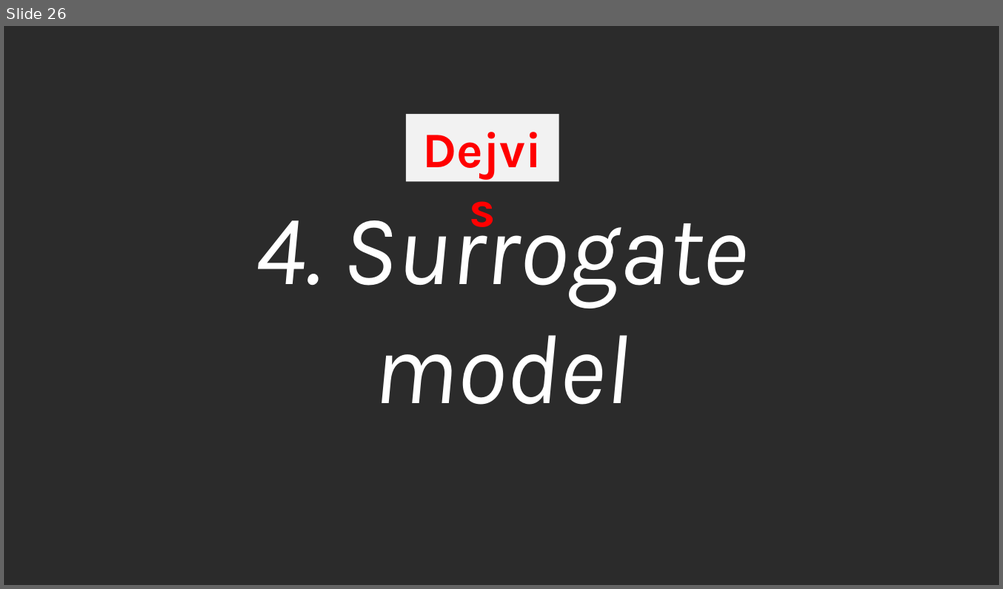
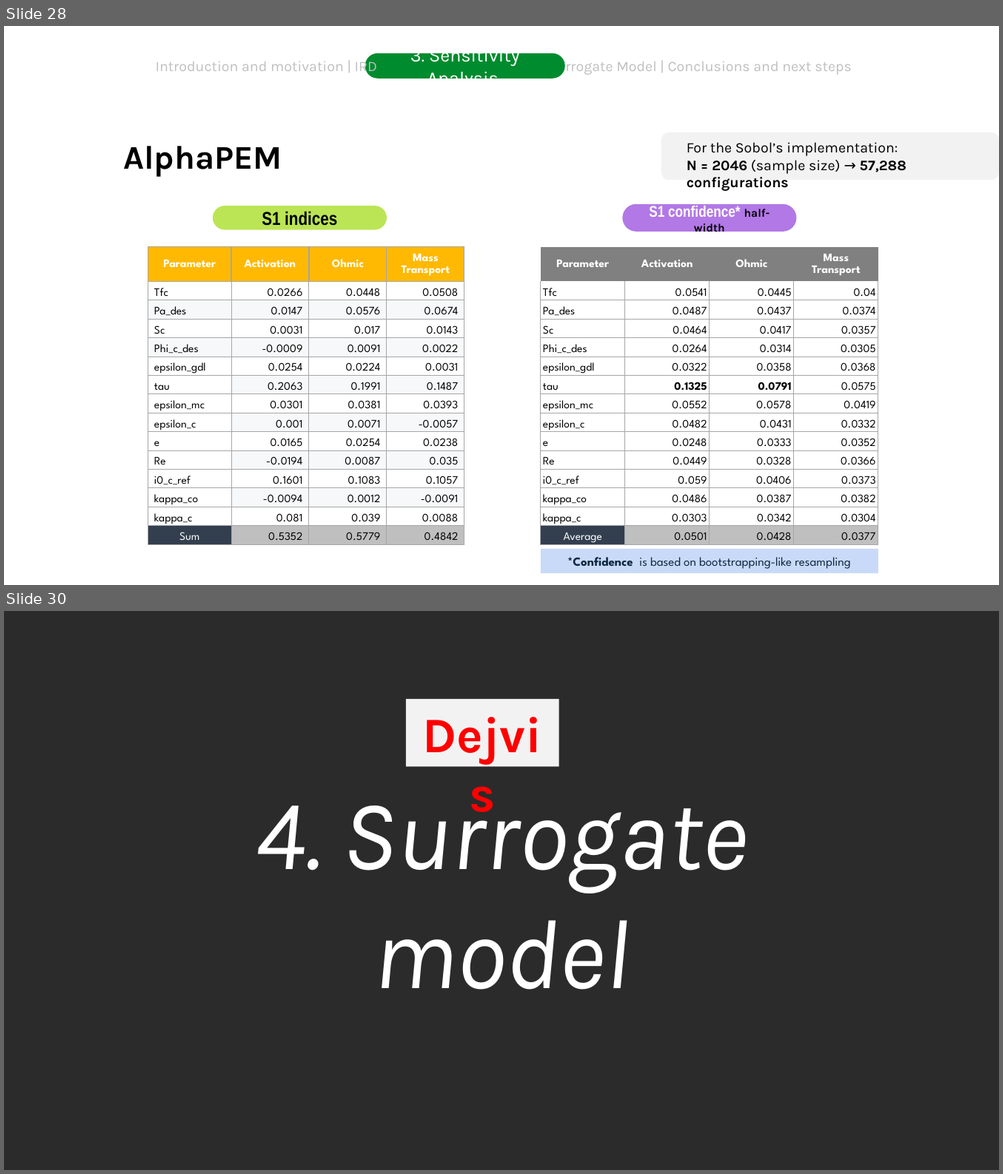
Before and after one commit to DejvisT/Sensitivity-Analysis-and-Surrogate-Modeling-of-PEM-Fuel-Cells, a slide deck: final_presentation_v1.pptx. Shown one above the other, each under a label of ours: slide 26 before the commit, slides 28 and 30 after it; the slides between them are not shown. The pictures are 1003x589 and 1003x1174 pixels, drawn with LibreOffice and Linux fonts; fonts in the diff are those of the drawing; background and template pictures are left out; a plain dark background stands for a picture behind light text. Boxes give left, top, right and bottom in pixels: in the first picture for what was removed or moved away, otherwise in the second. Text is boxed around its words. In the diff, an @@ line names an element or a change of style, - is before the commit and + after.

```diff
--- a/final_presentation_v1.pptx
+++ b/final_presentation_v1.pptx
@@ slide 28 added at (4, 26, 999, 585), background picture (left out) @@
@@ text added at (156, 58, 377, 76), 14 pt, text #BFBFBF @@
+Introduction and motivation | IRD
@@ rounded rectangle added at (365, 53, 565, 79), fill #008B2E, 18 pt, text #FFFFFF @@
+3. Sensitivity Analysis
@@ text added at (548, 58, 851, 76), 14 pt, text #BFBFBF @@
+Surrogate Model | Conclusions and next steps
@@ rounded rectangle added at (661, 133, 999, 181), fill #F2F2F2 @@
@@ text added at (123, 146, 282, 177), 32 pt, text #000000, bold @@
+AlphaPEM
@@ text added at (686, 142, 906, 174), 14 pt, text #000000 @@
+For the Sobol’s implementation:
+N = 2046 (sample size) → 57,288 configurations
@@ page number added at (7, 219, 43, 255), 16 pt, text #FFFFFF, bold @@
+28
@@ rounded rectangle added at (213, 206, 387, 230), fill #BBE555, 18 pt, text #000000, bold @@
+S1 indices
@@ rounded rectangle added at (623, 204, 797, 232), fill #B278E6, 15 pt, text #FFFFFF, bold @@
+S1 confidence* half-width
@@ table added at (148, 247, 464, 543), 15 rows, 4 columns @@
+Parameter | Activation | Ohmic | Mass Transport
+Tfc | 0.0266 | 0.0448 | 0.0508
+Pa_des | 0.0147 | 0.0576 | 0.0674
+Sc | 0.0031 | 0.017 | 0.0143
+Phi_c_des | -0.0009 | 0.0091 | 0.0022
+epsilon_gdl | 0.0254 | 0.0224 | 0.0031
+tau | 0.2063 | 0.1991 | 0.1487
+epsilon_mc | 0.0301 | 0.0381 | 0.0393
+epsilon_c | 0.001 | 0.0071 | -0.0057
+e | 0.0165 | 0.0254 | 0.0238
+Re | -0.0194 | 0.0087 | 0.035
+i0_c_ref | 0.1601 | 0.1083 | 0.1057
+kappa_co | -0.0094 | 0.0012 | -0.0091
+kappa_c | 0.081 | 0.039 | 0.0088
+Sum | 0.5352 | 0.5779 | 0.4842
@@ table added at (540, 247, 878, 546), 15 rows, 4 columns @@
+Parameter | Activation | Ohmic | Mass Transport
+Tfc | 0.0541 | 0.0445 | 0.04
+Pa_des | 0.0487 | 0.0437 | 0.0374
+Sc | 0.0464 | 0.0417 | 0.0357
+Phi_c_des | 0.0264 | 0.0314 | 0.0305
+epsilon_gdl | 0.0322 | 0.0358 | 0.0368
+tau | 0.1325 | 0.0791 | 0.0575
+epsilon_mc | 0.0552 | 0.0578 | 0.0419
+epsilon_c | 0.0482 | 0.0431 | 0.0332
+e | 0.0248 | 0.0333 | 0.0352
+Re | 0.0449 | 0.0328 | 0.0366
+i0_c_ref | 0.059 | 0.0406 | 0.0373
+kappa_co | 0.0486 | 0.0387 | 0.0382
+kappa_c | 0.0303 | 0.0342 | 0.0304
+Average | 0.0501 | 0.0428 | 0.0377
@@ rounded rectangle added at (540, 549, 879, 574), fill #C9DAF8, 12 pt, text #0E2841 @@
+*Confidence is based on bootstrapping-like resampling
@@ what was slide 26 is now slide 30 @@
```
Also in this commit, not shown: 12 slides changed, 6 other slides added, 2 slides removed.
